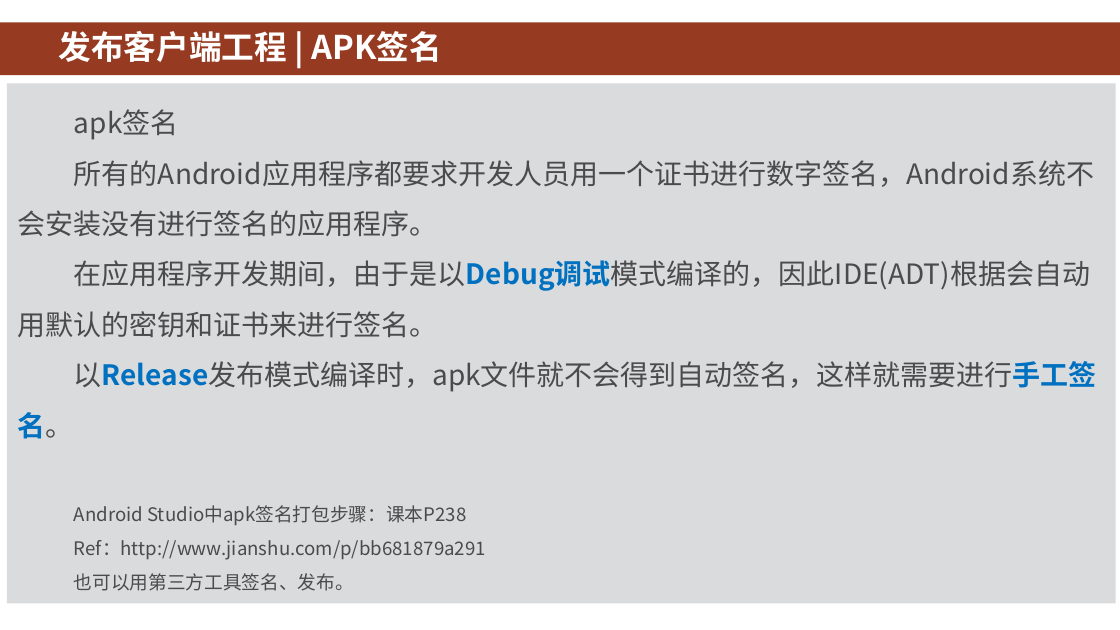
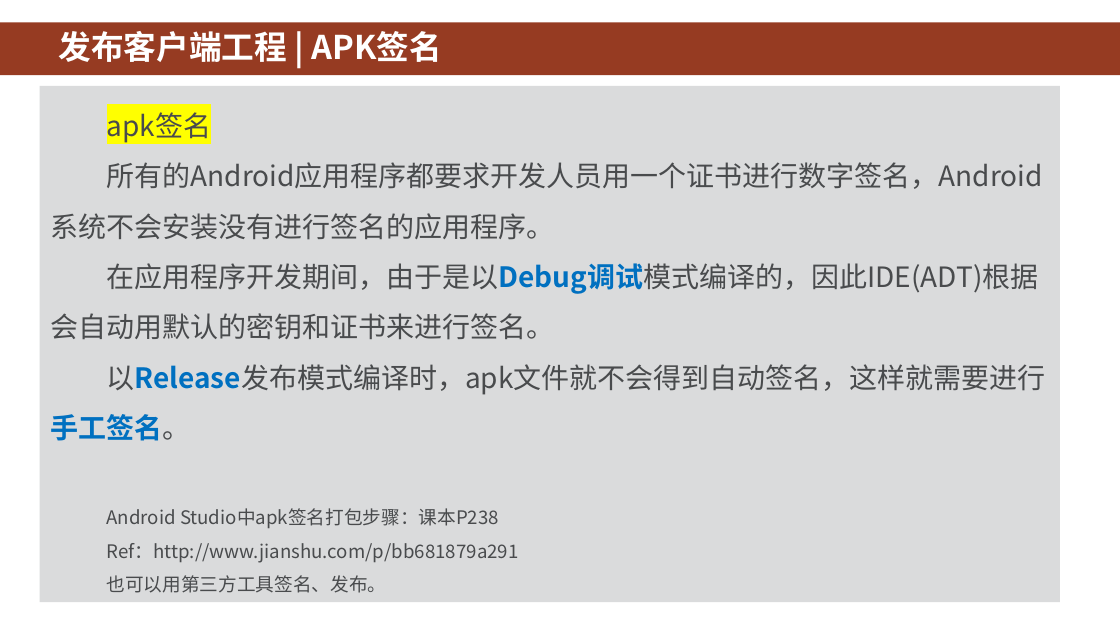
Before and after one commit to HBU/Android-PPT, a slide deck: slide 26 of 10.0 -- 线程 ------- 第10章.pptx (slide 29 before the commit). Drawn at 1120x630 pixels with LibreOffice and Linux fonts; fonts in the diff are those of the drawing; background and template pictures are left out. Boxes give left, top, right and bottom in pixels: in the first picture for what was removed or moved away, otherwise in the second. Text is boxed around its words. In the diff, an @@ line names an element or a change of style, - is before the commit and + after.

```diff
--- a/10.0 -- 线程 ------- 第10章.pptx
+++ b/10.0 -- 线程 ------- 第10章.pptx
@@ rectangle "apk签名": place and size @@
-rectangle "apk签名" at bbox=[7, 83, 1116, 603]
+rectangle "apk签名" at bbox=[39, 86, 1060, 603]
@@ text in rectangle at bbox=[107, 108, 212, 144]: highlight none to #FFFF00 in "apk签名" @@
```
Also in this commit, not shown: 14 other slides changed, 3 slides removed.
